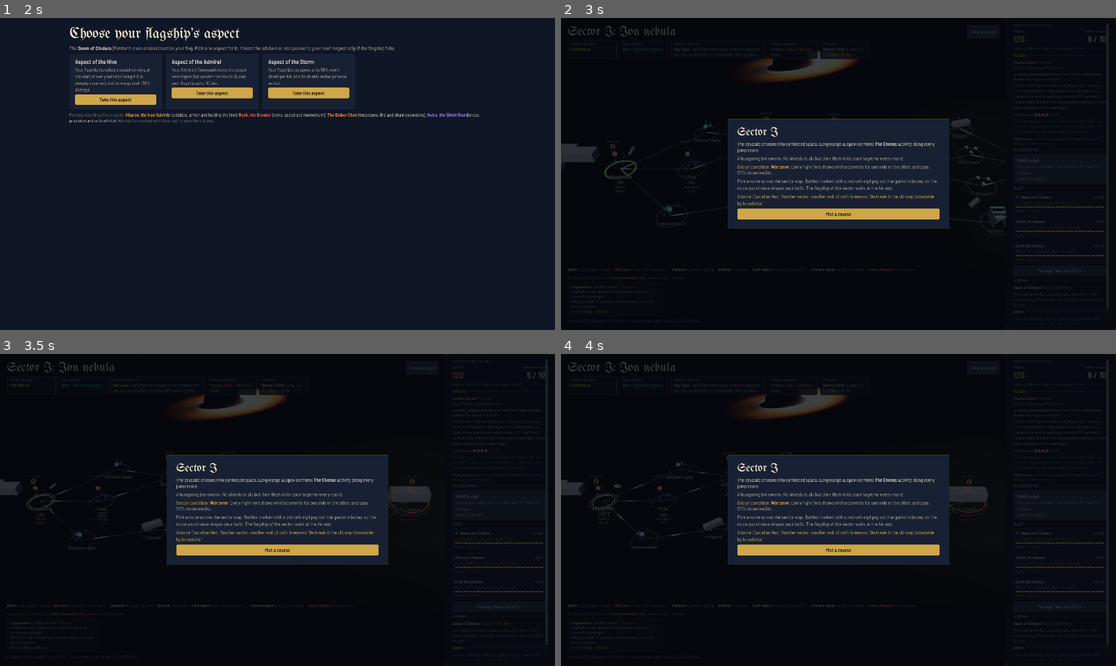
Above: before the commit, frames 1-4 (two rows, left to right).
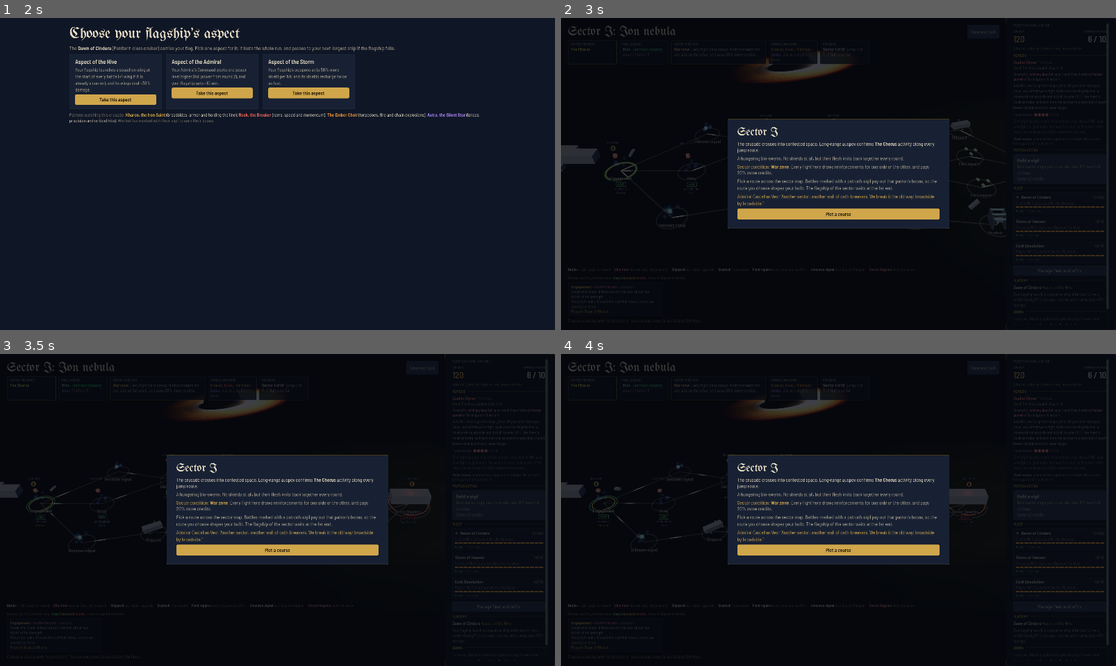
Above: after the commit, the same moments.

Repository: rcbailey12/voidsworn
Game: Godot game, scene res://main/main.tscn
Two runs of this game, one before a commit and one after it. Both use one fixed random seed, a clock stepped at 60 frames per second and the inputs below.
Inputs (mouse positions are in pixels of both pictures, inside the frame that each line leads up to):
- Up to frame 1 (2 s): click "New run" at 0.5 s; click "Launch the crusade" at 1.25 s
- Up to frame 2 (3 s): click "Take this aspect" at 2 s; click "Keep the name" at 2.75 s
- Up to frame 3 (3.5 s): no input
- Up to frame 4 (4 s): tap Enter at 3.5 s; drag from (838, 510) to (894, 441) at 3.52 s

Frame 1 is identical in both runs. In frame 2, 0.9% of the frame differs, in the area x 0-81%, y 11-70%; in frame 3, 0.8%; in frame 4, 0.8%.

Commit message:
G3: the intel strip says how often rival raiders come and what a patron's sigil pays, not only in tooltips
Co-Authored-By: Claude Opus 5.5 <noreply@anthropic.com>
Claude-Session: https://claude.ai/code/session_01VJBdzhr7ytnn2ZtL2Z9aWh

Diff:
--- a/godot/ui/campaign/campaign_ui.gd
+++ b/godot/ui/campaign/campaign_ui.gd
@@ -469,14 +469,14 @@
 	row.add_child(box.call("Hostile presence", "[b]" + c(esc(F["n"]), Color(F.get("glow", "#e07a70"))) + "[/b]", Color(F.get("glow", "#e07a70")), str(F.get("blurb", ""))))
 	if R.get("foes") is Array and R["foes"].size() >= 5:
 		var a = C.FACTIONS[R["foes"][3]]; var b = C.FACTIONS[R["foes"][4]]
-		row.add_child(box.call("Rival raiders", c(esc(str(a["n"]).trim_prefix("The ")), Color(a.get("glow", "#ffffff"))) + ", " + c(esc(str(b["n"]).trim_prefix("The ")), Color(b.get("glow", "#ffffff"))), BONE3,
+		row.add_child(box.call("Rival raiders", c(esc(str(a["n"]).trim_prefix("The ")), Color(a.get("glow", "#ffffff"))) + ", " + c(esc(str(b["n"]).trim_prefix("The ")), Color(b.get("glow", "#ffffff"))) + c(" · about 1 fight in 5", BONE3), BONE3,
 			"About one ordinary fight in five comes from a rival outside the sector's main enemy. Their nodes carry a ring in their colour, and their patrols drift nearby."))
 	var cond = C.sectorCond()
 	if cond != null:   # the effect in words on the strip itself, not only in a tooltip
 		var cb = box.call("Sector condition", "[b]" + c(esc(cond["n"]), GILT) + "[/b] " + c(esc(cond["d"]), BONE2), GILT); cb.custom_minimum_size.x = px(330); row.add_child(cb)
 	var ps = []
 	for pp in R["patrons"]: ps.append(c(esc(C.PATRONS[pp]["short"]), Color(C.PATRONS[pp]["col"])))
-	row.add_child(box.call("Patrons watching", ", ".join(PackedStringArray(ps)), Color(0.7, 0.6, 1.0), "Win at a node with a patron's sigil and that patron offers a boon."))
+	row.add_child(box.call("Patrons watching", ", ".join(PackedStringArray(ps)) + c(" · win at a sigil for a boon", BONE3), Color(0.7, 0.6, 1.0), "Win at a node with a patron's sigil and that patron offers a boon."))
 	# where you are in the run (the Nemesis has his own card in the side panel)
 	var cols = m["cols"].size(); var here = C.findNode(R["pos"]) if R.get("pos") != null else null
 	var step = (int(here["col"]) + 1) if here != null else 0
